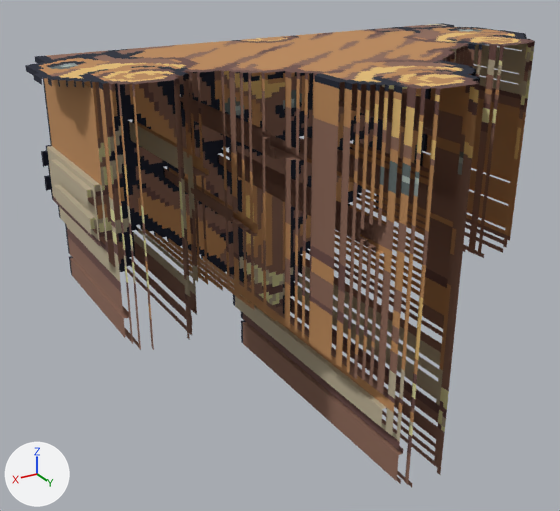
Two versions of the glTF model balanca/public/voxel/buildings/oficina_nivel3.glb, one commit apart.
Both versions are drawn from a 50 mm camera at (85.8, 149.9, 98.0) aimed at (11.0, 25.3, 35.7). Every picture has the same lights, and +X, +Y and +Z are marked at lower left. The first picture is the older version. Where no turn or scale is listed for an object, it has been applied to the vertices. Vertices at exactly the same position are counted once.

Before the edit, the objects in view are built like this:
```python
me_mesh_0 = bpy.data.meshes.new('Mesh_0')
me_mesh_0.from_pydata(...)  # 5541 vertices, 5706 faces; spans x 0.0..108.0, y -62.0..0.0, z 0.0..75.0
me_mesh_0.materials.append(mat_paleta)
ob_mesh_0 = bpy.data.objects.new('Mesh_0', me_mesh_0)
ob_mesh_0.location = (-54.0, 62.0, 0.0)
```
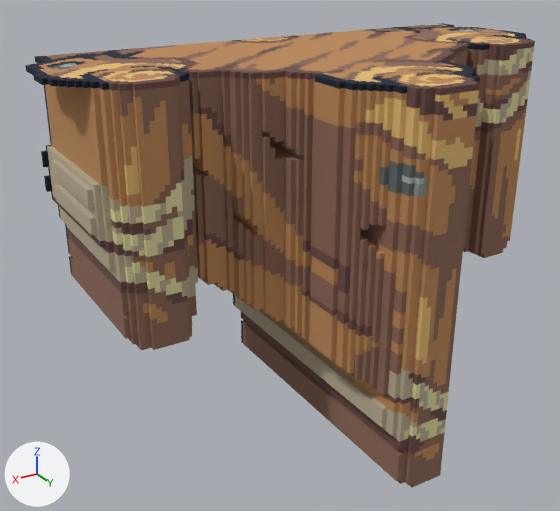
What changed in the scene script:
```text
Change me_mesh_0:
    used by ob_mesh_0; location = (-54.0, 62.0, 0.0)
    remove me_mesh_0.from_pydata(...)  # 5541 vertices, 5706 faces; spans x 0.0..108.0, y -62.0..0.0, z 0.0..75.0
    add me_mesh_0.from_pydata(...)  # 6381 vertices, 7448 faces; spans x 0.0..108.0, y -62.0..0.0, z 0.0..75.0
    me_mesh_0 part 1: 840 vertices added at x 9.0..101.0, y -33.0..0.0, z 0.0..74.0
```

Pixel boxes [x1, y1, x2, y2] of what changed, in the pictures (560 x 511 px):
'Mesh_0', reshaped
    before: [25, 23, 535, 487]
    after: [25, 23, 535, 488]
part 1 of me_mesh_0, added (brown)
    after: [99, 43, 534, 488]
